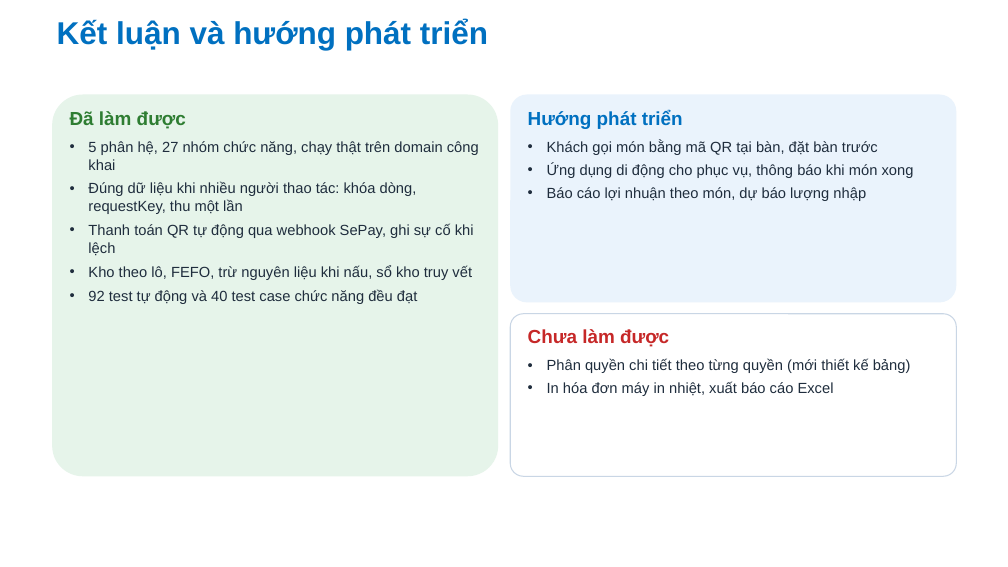
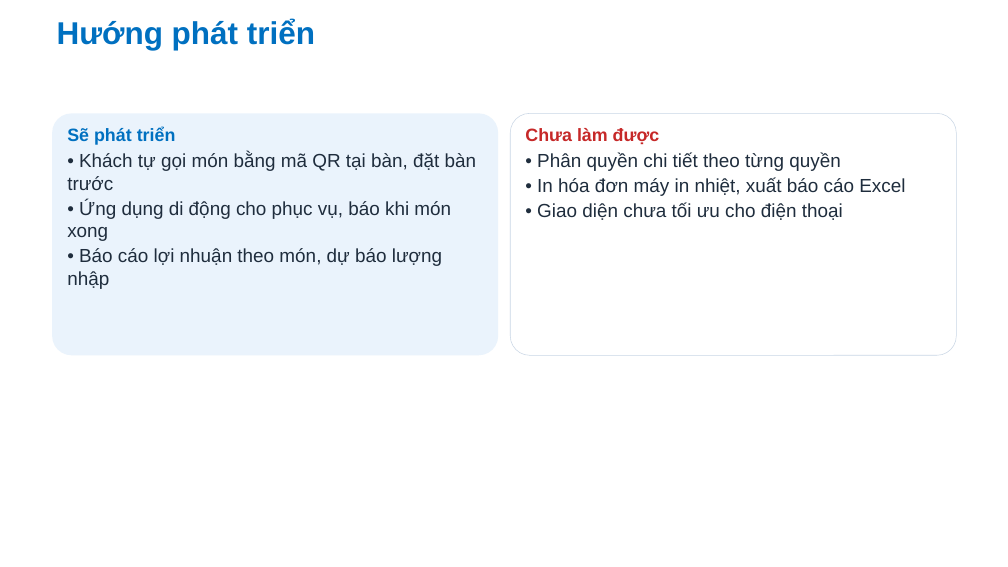
Before and after one commit to Anpham120/restaurant-management-system, a slide deck: slide 8 of docs/bao-cao-ltnc/Slide_LapTrinhNangCao_AtlasRestaurant.pptx (slide 10 before the commit). Drawn at 1008x567 pixels with LibreOffice and Linux fonts; fonts in the diff are those of the drawing; background and template pictures are left out. Boxes give left, top, right and bottom in pixels: in the first picture for what was removed or moved away, otherwise in the second. Text is boxed around its words. In the diff, an @@ line names an element or a change of style, - is before the commit and + after.

```diff
--- a/docs/bao-cao-ltnc/Slide_LapTrinhNangCao_AtlasRestaurant.pptx
+++ b/docs/bao-cao-ltnc/Slide_LapTrinhNangCao_AtlasRestaurant.pptx
@@ title at (57,19,315,50): text changed @@
-Kết luận và hướng phát triển
+Hướng phát triển
@@ rounded rectangle: place and size @@
-rounded rectangle at (52,95,498,476)
+rounded rectangle at (52,113,498,355)
@@ rounded rectangle at (52,113,498,355): fill #E6F4EA to #EAF3FC @@
@@ text removed at (70,111,479,304) @@
-Đã làm được
-• 5 phân hệ, 27 nhóm chức năng, chạy thật trên domain công khai
-• Đúng dữ liệu khi nhiều người thao tác: khóa dòng, requestKey, thu một lần
-• Thanh toán QR tự động qua webhook SePay, ghi sự cố khi lệch
-• Kho theo lô, FEFO, trừ nguyên liệu khi nấu, sổ kho truy vết
-• 92 test tự động và 40 test case chức năng đều đạt
@@ rounded rectangle: place and size @@
-rounded rectangle at (510,95,957,302)
+rounded rectangle at (510,113,957,355)
@@ rounded rectangle at (510,113,957,355): fill #EAF3FC to #FFFFFF; outline none to #C9D6E5 0.5 pt @@
@@ text at (67,127,477,289): text changed; size 14 to 18 pt @@
-Hướng phát triển
-• Khách gọi món bằng mã QR tại bàn, đặt bàn trước
-• Ứng dụng di động cho phục vụ, thông báo khi món xong
-• Báo cáo lợi nhuận theo món, dự báo lượng nhập
+Sẽ phát triển
+• Khách tự gọi món bằng mã QR tại bàn, đặt bàn trước
+• Ứng dụng di động cho phục vụ, báo khi món xong
+• Báo cáo lợi nhuận theo món, dự báo lượng nhập
@@ text "Chưa làm được": place and size @@
-text "Chưa làm được" at (528,329,911,396)
+text "Chưa làm được" at (525,128,905,220)
@@ text at (525,128,660,145): size 18 to 17 pt in "Chưa làm được"; less space between paragraphs @@
@@ text at (537,153,905,220): text changed; size 14 to 18 pt @@
-• Phân quyền chi tiết theo từng quyền (mới thiết kế bảng)
-• In hóa đơn máy in nhiệt, xuất báo cáo Excel
+• Phân quyền chi tiết theo từng quyền
+• In hóa đơn máy in nhiệt, xuất báo cáo Excel
+• Giao diện chưa tối ưu cho điện thoại
@@ rounded rectangle removed at (510,314,957,476) @@
```
Also in this commit, not shown: 4 other slides changed, 2 slides added, 4 slides removed, 1 other file.
